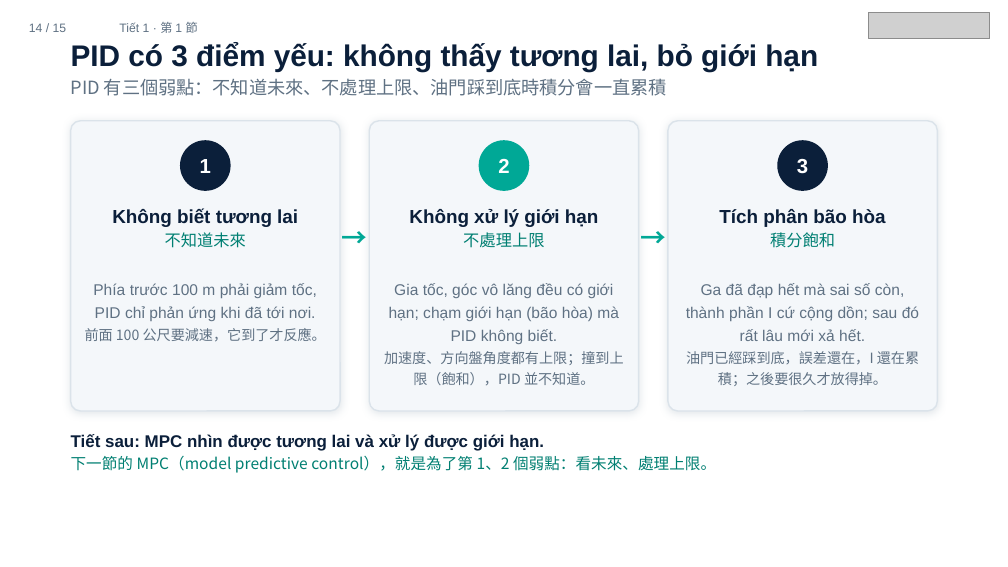
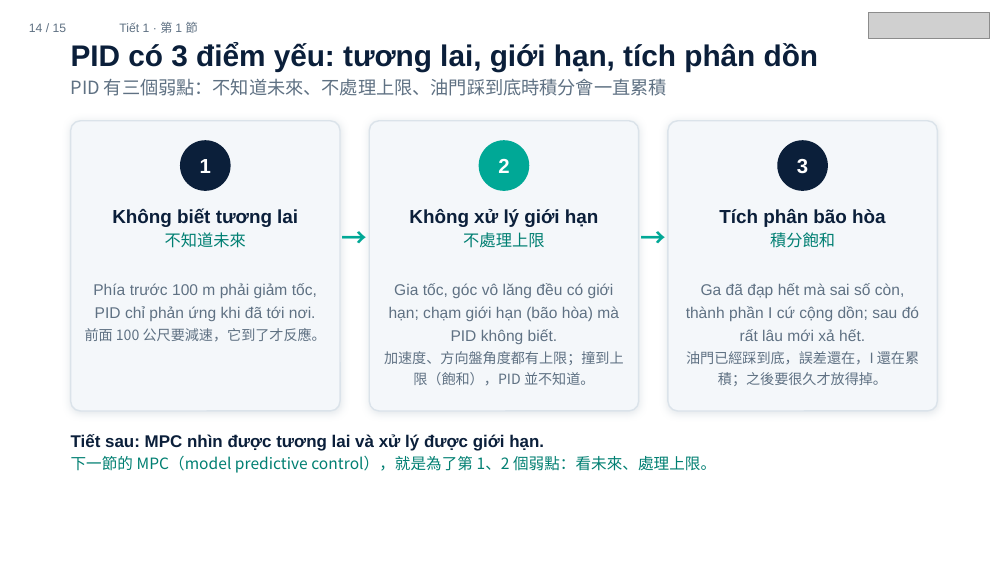
Before and after one commit to ch-neural/MITUST-Principles-of-Self-Driving-Cars, a slide deck: slide 14 of 第十四週(12-10)/第十四週_第1節_簡報.pptx. Drawn at 1008x567 pixels with LibreOffice and Linux fonts; fonts in the diff are those of the drawing; grey boxes stand for pictures. Boxes give left, top, right and bottom in pixels: in the first picture for what was removed or moved away, otherwise in the second. Text is boxed around its words. In the diff, an @@ line names an element or a change of style, - is before the commit and + after.

```diff
--- a/第十四週(12-10)/第十四週_第1節_簡報.pptx
+++ b/第十四週(12-10)/第十四週_第1節_簡報.pptx
@@ text at <box>71,43,818,72</box>: text changed @@
-PID có 3 điểm yếu: không thấy tương lai, bỏ giới hạn
+PID có 3 điểm yếu: tương lai, giới hạn, tích phân dồn
```
Also in this commit, not shown: 1 other slide changed, 10 other files.
